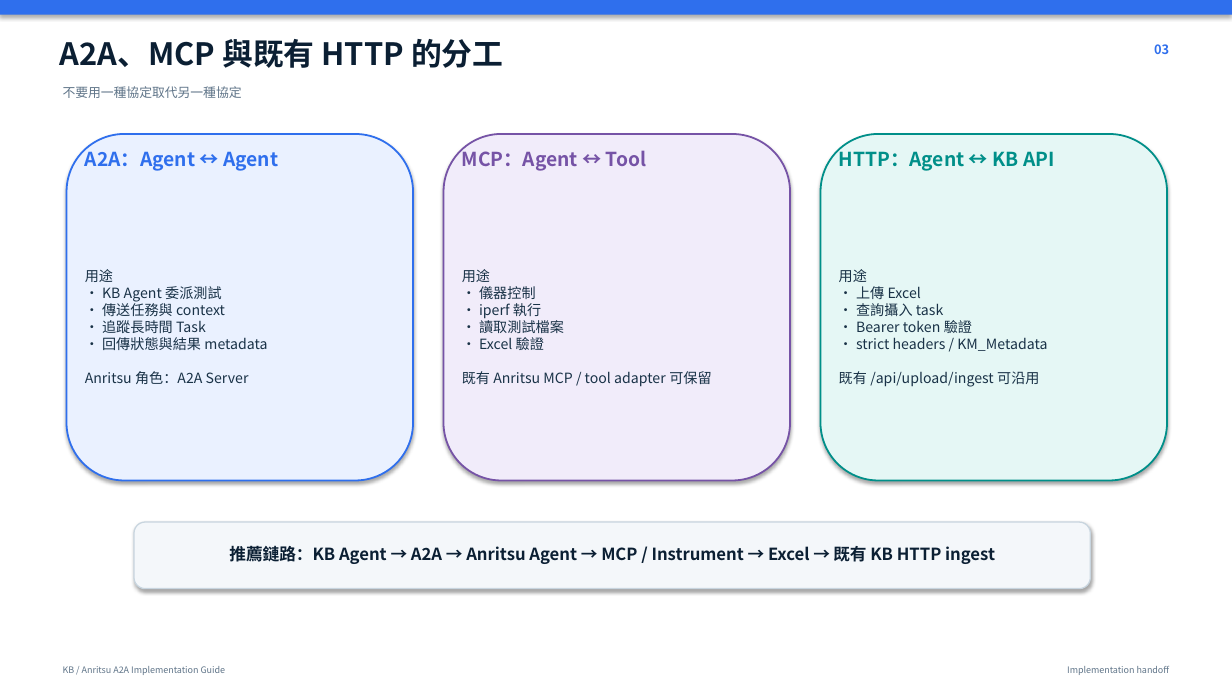
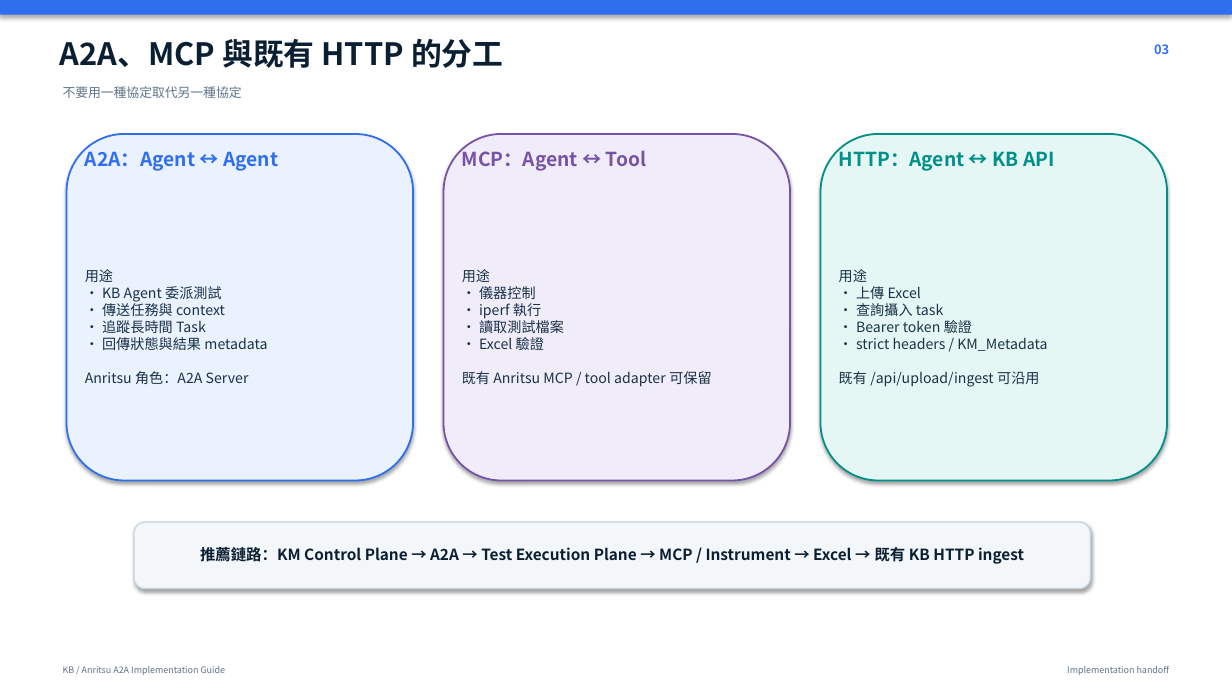
Before and after one commit to kyocarlos/knowledge-base-agent-source, a slide deck: slide 3 of ANRITSU_AGENT_A2A_IMPLEMENTATION_GUIDE.pptx. Drawn at 1232x693 pixels with LibreOffice and Linux fonts; fonts in the diff are those of the drawing. Boxes give left, top, right and bottom in pixels: in the first picture for what was removed or moved away, otherwise in the second. Text is boxed around its words. In the diff, an @@ line names an element or a change of style, - is before the commit and + after.

```diff
--- a/ANRITSU_AGENT_A2A_IMPLEMENTATION_GUIDE.pptx
+++ b/ANRITSU_AGENT_A2A_IMPLEMENTATION_GUIDE.pptx
@@ text at (200,544,1024,564): text changed; size 13 to 12 pt @@
-推薦鏈路：KB Agent → A2A → Anritsu Agent → MCP / Instrument → Excel → 既有 KB HTTP ingest
+推薦鏈路：KM Control Plane → A2A → Test Execution Plane → MCP / Instrument → Excel → 既有 KB HTTP ingest
```
Also in this commit, not shown: 13 other slides changed, 17 other files.
